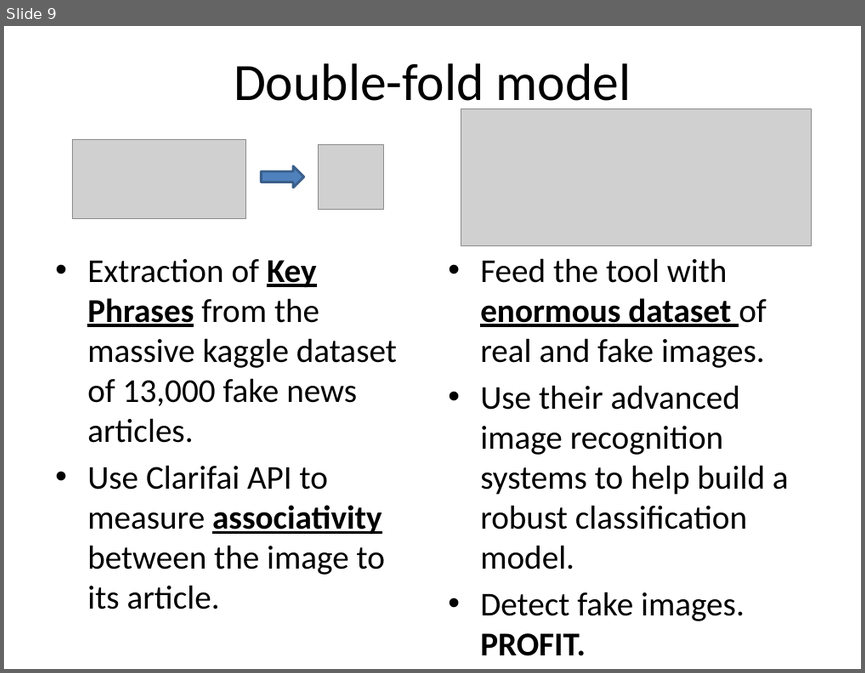
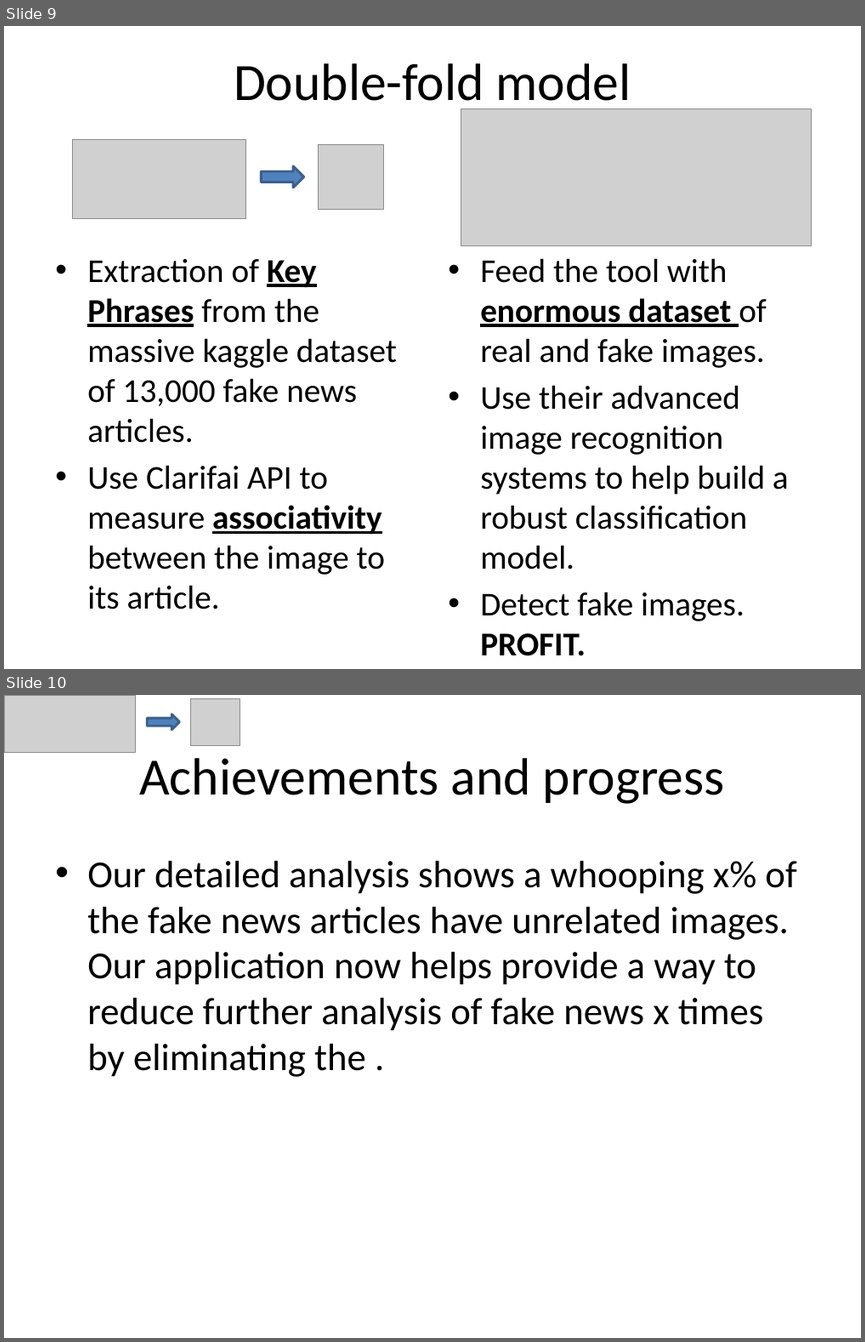
Before and after one commit to abhishekvasu94/Global-AI-hackathon, a slide deck: Presentation1.pptx. Shown one above the other, each under a label of ours: slide 9 before the commit, slides 9 and 10 after it. The pictures are 865x673 and 865x1342 pixels, drawn with LibreOffice and Linux fonts; fonts in the diff are those of the drawing; grey boxes stand for pictures. Boxes give left, top, right and bottom in pixels: in the first picture for what was removed or moved away, otherwise in the second. Text is boxed around its words. In the diff, an @@ line names an element or a change of style, - is before the commit and + after.

Commit message:
presentation edit

```diff
--- a/Presentation1.pptx
+++ b/Presentation1.pptx
@@ slide 10 added at (4, 695, 861, 1338), background #FFFFFF @@
@@ picture added at (4, 695, 135, 753) @@
@@ right arrow added at (147, 714, 180, 729), fill #4F81BD, outline #3A5F8C 2 pt @@
@@ picture added at (190, 698, 239, 744) @@
@@ title added at (139, 758, 725, 804), 44 pt, text #000000 @@
+Achievements and progress
@@ text added at (87, 861, 796, 1077), 32 pt, text #000000 @@
+• Our detailed analysis shows a whooping x% of the fake news articles have unrelated images. Our application now helps provide a way to reduce further analysis of fake news x times by eliminating the .
```
